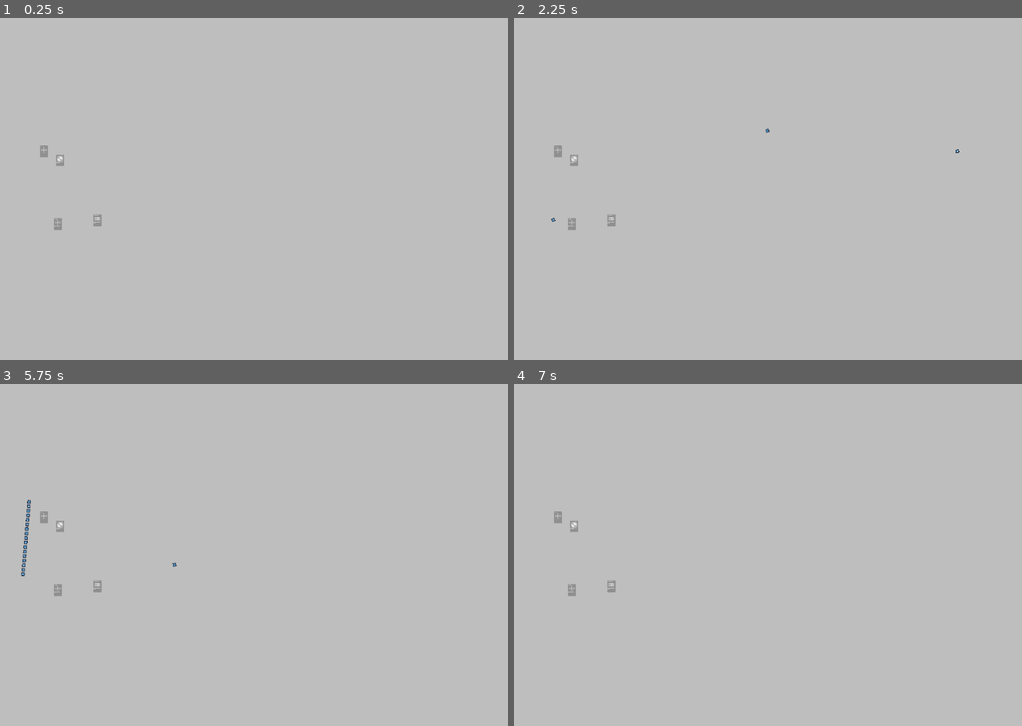
Above: before the commit, frames 1-4 (two rows, left to right).
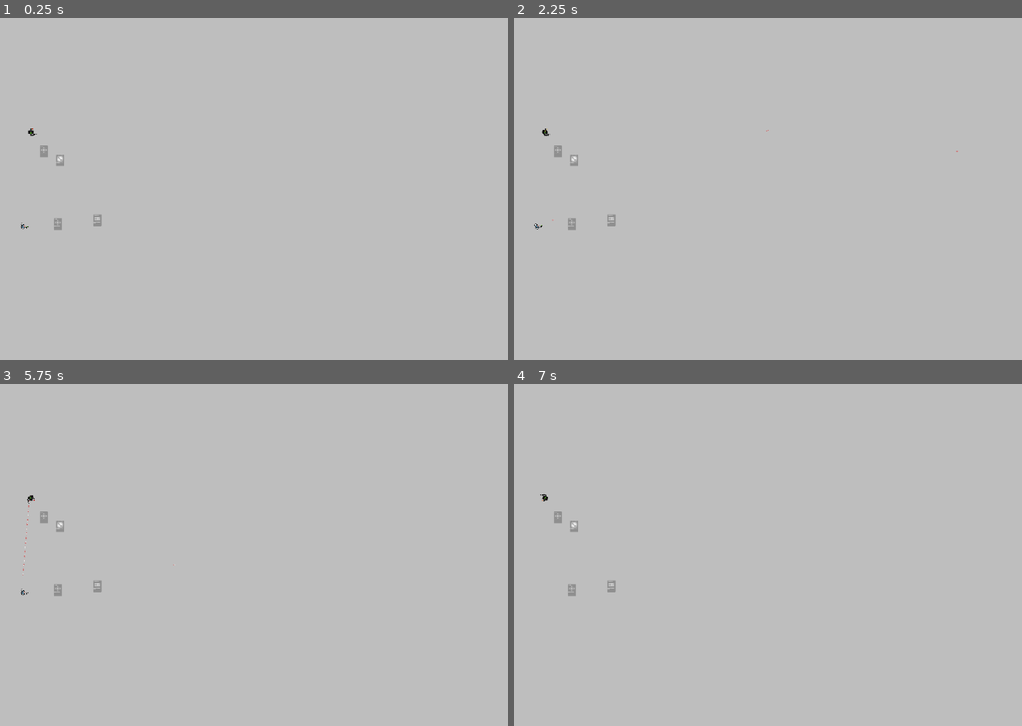
Above: after the commit, the same moments.

Repository: hpi-swa-lab/syntactic-shuffle
Game: Godot game, scene res://game_test.tscn
Two runs of this game, one before a commit and one after it. Both use one fixed random seed, a clock stepped at 60 frames per second and the inputs below. This scene is started directly instead of the project's main scene. The engine's default icon, where the game draws it, is replaced by a stand-in: a white triangle on a blue panel in a dark square.
Inputs (mouse positions are in pixels of both pictures, inside the frame that each line leads up to):
- Up to frame 1 (0.25 s): no input
- Up to frame 2 (2.25 s): tap Enter at 0.5 s; move the mouse to (849, 168) at 0.52 s; click (849, 168) at 0.67 s; tap Space at 1.25 s; drag from (590, 202) to (681, 257) at 1.27 s; move the mouse to (773, 110) at 2.02 s; click (773, 110) at 2.17 s
- Up to frame 3 (5.75 s): tap Enter at 2.75, 5 s; drag from (167, 623) to (167, 524) at 2.77 s; move the mouse to (386, 606) at 3.52 s; click (386, 606) at 3.67 s; tap Space at 4.25 s; drag from (15, 500) to (106, 466) at 4.27 s; move the mouse to (228, 551) at 5.02 s; click (228, 551) at 5.17 s
- Up to frame 4 (7 s): drag from (620, 466) to (539, 568) at 5.77 s; move the mouse to (849, 534) at 6.52 s; click (849, 534) at 6.67 s

The runs differ from the first frame. In frame 1, less than 0.1% of the frame differs, in the area x 4-8%, y 32-62%; in frame 2, less than 0.1%; in frame 3, 0.2%, in the area x 4-35%, y 32-62%; in frame 4, less than 0.1%.

Commit message:
fix dependencies

Diff:
--- a/bullet.tscn
+++ b/bullet.tscn
@@ -1,19 +1,21 @@
 [gd_scene load_steps=4 format=3 uid="uid://caws7ko8ngaxe"]
 
-[ext_resource type="Texture2D" uid="uid://c52trtl0cac7l" path="res://icon.svg" id="1_v7oki"]
 [ext_resource type="Script" uid="uid://vnt7hvpjucw1" path="res://bullet.gd" id="1_v8qja"]
+[ext_resource type="Texture2D" uid="uid://cnv8opfhr8oms" path="res://resources/effects/ShotRed.png" id="2_v8qja"]
 
 [sub_resource type="RectangleShape2D" id="RectangleShape2D_v7oki"]
-size = Vector2(12, 12)
+size = Vector2(10, 3)
 
 [node name="Bullet" type="Area2D"]
+rotation = -0.000153317
 script = ExtResource("1_v8qja")
 
-[node name="Icon" type="Sprite2D" parent="."]
-scale = Vector2(0.1, 0.1)
-texture = ExtResource("1_v7oki")
-
 [node name="CollisionShape2D" type="CollisionShape2D" parent="."]
+rotation = 1.5708
 shape = SubResource("RectangleShape2D_v7oki")
 
+[node name="ShotRed" type="Sprite2D" parent="."]
+rotation = 0.000302723
+texture = ExtResource("2_v8qja")
+
 [connection signal="body_entered" from="." to="." method="_on_body_entered"]
--- a/enemy.tscn
+++ b/enemy.tscn
@@ -2,7 +2,7 @@
 
 [ext_resource type="Script" uid="uid://b3k4t01qi5gj1" path="res://enemy.gd" id="1_4gyqm"]
 [ext_resource type="PackedScene" uid="uid://dtpl6e6yyux1m" path="res://fov.tscn" id="2_4gyqm"]
-[ext_resource type="Texture2D" uid="uid://dawn4qx1n8hbq" path="res://resources/Robot.png" id="3_qi2p4"]
+[ext_resource type="Texture2D" uid="uid://7umswm7xf7he" path="res://resources/characters/Robot.png" id="3_qi2p4"]
 [ext_resource type="PackedScene" uid="uid://dj1levijtlio2" path="res://pistol.tscn" id="4_iifgy"]
 
 [sub_resource type="RectangleShape2D" id="RectangleShape2D_qi2p4"]
--- a/fov.tscn
+++ b/fov.tscn
@@ -1,7 +1,6 @@
-[gd_scene load_steps=3 format=3 uid="uid://dtpl6e6yyux1m"]
+[gd_scene load_steps=2 format=3 uid="uid://dtpl6e6yyux1m"]
 
 [ext_resource type="Script" uid="uid://c0p73ho1vypjp" path="res://fov.gd" id="1_dx18s"]
-[ext_resource type="Texture2D" uid="uid://dnn4kkmosdenh" path="res://resources/cone.png" id="2_7nnby"]
 
 [node name="FoV" type="Node2D"]
 script = ExtResource("1_dx18s")
@@ -9,7 +8,6 @@
 [node name="PointLight2D" type="PointLight2D" parent="."]
 energy = 0.2
 shadow_enabled = true
-texture = ExtResource("2_7nnby")
 
 [node name="RayCast2D" type="RayCast2D" parent="."]
 target_position = Vector2(0, 512)
--- a/pistol.tscn
+++ b/pistol.tscn
@@ -1,6 +1,6 @@
 [gd_scene load_steps=3 format=3 uid="uid://dj1levijtlio2"]
 
-[ext_resource type="Texture2D" uid="uid://crhdgjkvigw26" path="res://resources/baseGunNew.png" id="1_08c3m"]
+[ext_resource type="Texture2D" uid="uid://cxvae02slcnt1" path="res://resources/items/baseGunNew.png" id="1_08c3m"]
 [ext_resource type="Script" uid="uid://cmet24k1wd4yh" path="res://pistol.gd" id="1_bttkv"]
 
 [node name="Pistol" type="Node2D"]
--- a/player.tscn
+++ b/player.tscn
@@ -1,6 +1,6 @@
 [gd_scene load_steps=5 format=3 uid="uid://oongh3pntcs7"]
 
-[ext_resource type="Texture2D" uid="uid://dif708bl5enkh" path="res://resources/MainCharacter_2.png" id="1_4flbx"]
+[ext_resource type="Texture2D" uid="uid://c3tgd1tomusv6" path="res://resources/characters/MainCharacter_2.png" id="1_4flbx"]
 [ext_resource type="Script" uid="uid://2m0oir7hswyf" path="res://player.gd" id="1_i3pqv"]
 [ext_resource type="PackedScene" uid="uid://dj1levijtlio2" path="res://pistol.tscn" id="2_onrkg"]
 
